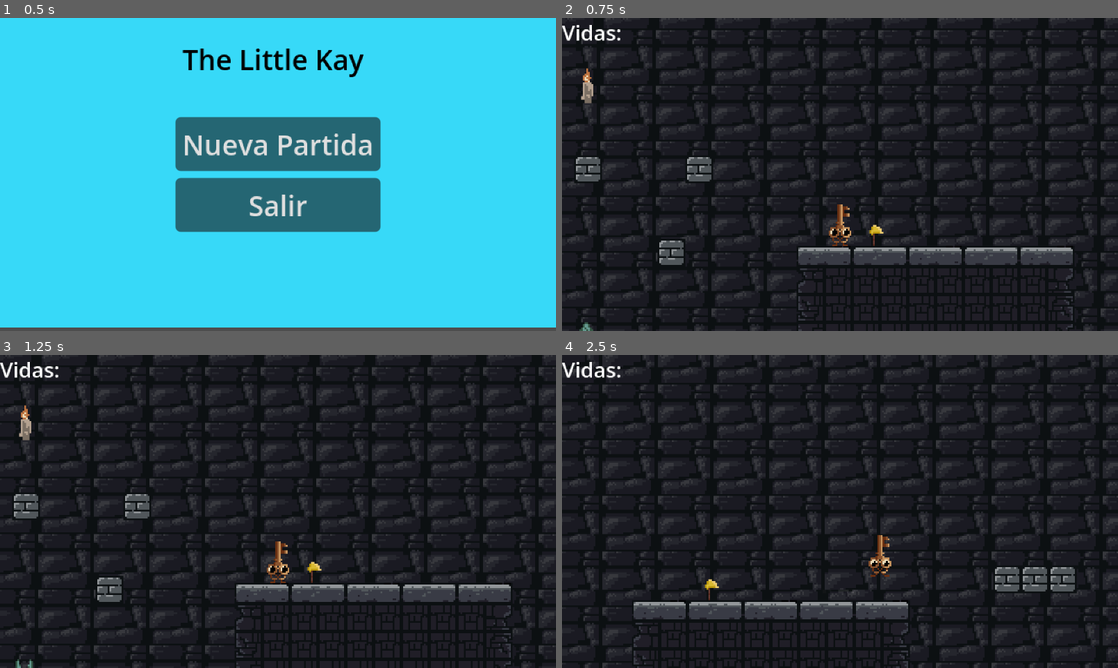
Above: before the commit, frames 1-4 (two rows, left to right).
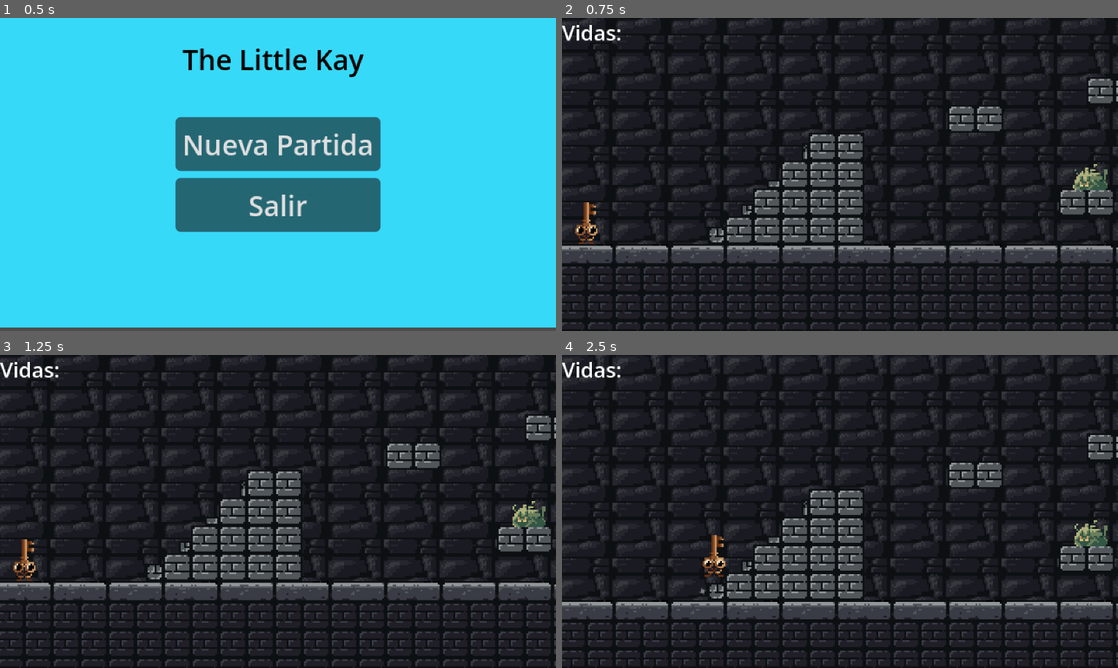
Above: after the commit, the same moments.

Repository: SlymyCode/The-Little-Kay
Game: Godot game, scene res://menu_principal.tscn
Same seed, same stepped clock (60 frames per second), same inputs: the game is played once before the commit and once after it. Sound files missing from this copy of the repository are replaced by a short silence.
Inputs:
- Up to frame 1 (0.5 s): no input
- Up to frame 2 (0.75 s): click "Nueva Partida" at 0.5 s
- Up to frame 3 (1.25 s): no input
- Up to frame 4 (2.5 s): hold R (RepairAction) 1.28-2.03 s; hold D (MoveRight) from 1.28 s (still down); tap Space (Jump) at 1.52, 2.27 s; tap R (RepairAction) at 2.1 s

Frame 1 is identical in both runs. In frame 2, 29% of the frame differs, in the area x 0-100%, y 0-100%; in frame 3, 29%; in frame 4, 29%.

Commit message:
Posicion de Comienzo corregida

Diff:
--- a/the-little-kay-slyme/nivel.tscn
+++ b/the-little-kay-slyme/nivel.tscn
@@ -217,7 +217,7 @@
 tile_set = SubResource("TileSet_w7mgy")
 
 [node name="PlayerKay" parent="LevelController" unique_id=789730671 node_paths=PackedStringArray("hp_bar") instance=ExtResource("2_1bvp3")]
-position = Vector2(1275, 86)
+position = Vector2(2, 147)
 max_speed = 100.0
 hp_bar = NodePath("../HUD/Hp")
 metadata/_edit_group_ = true
